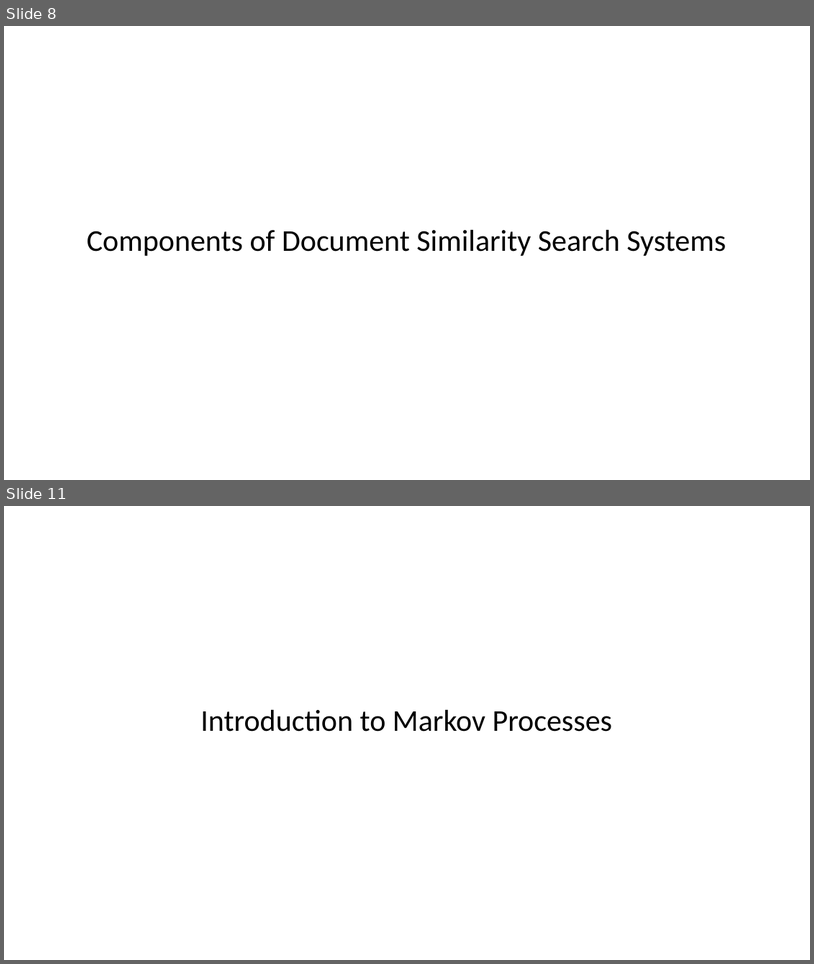
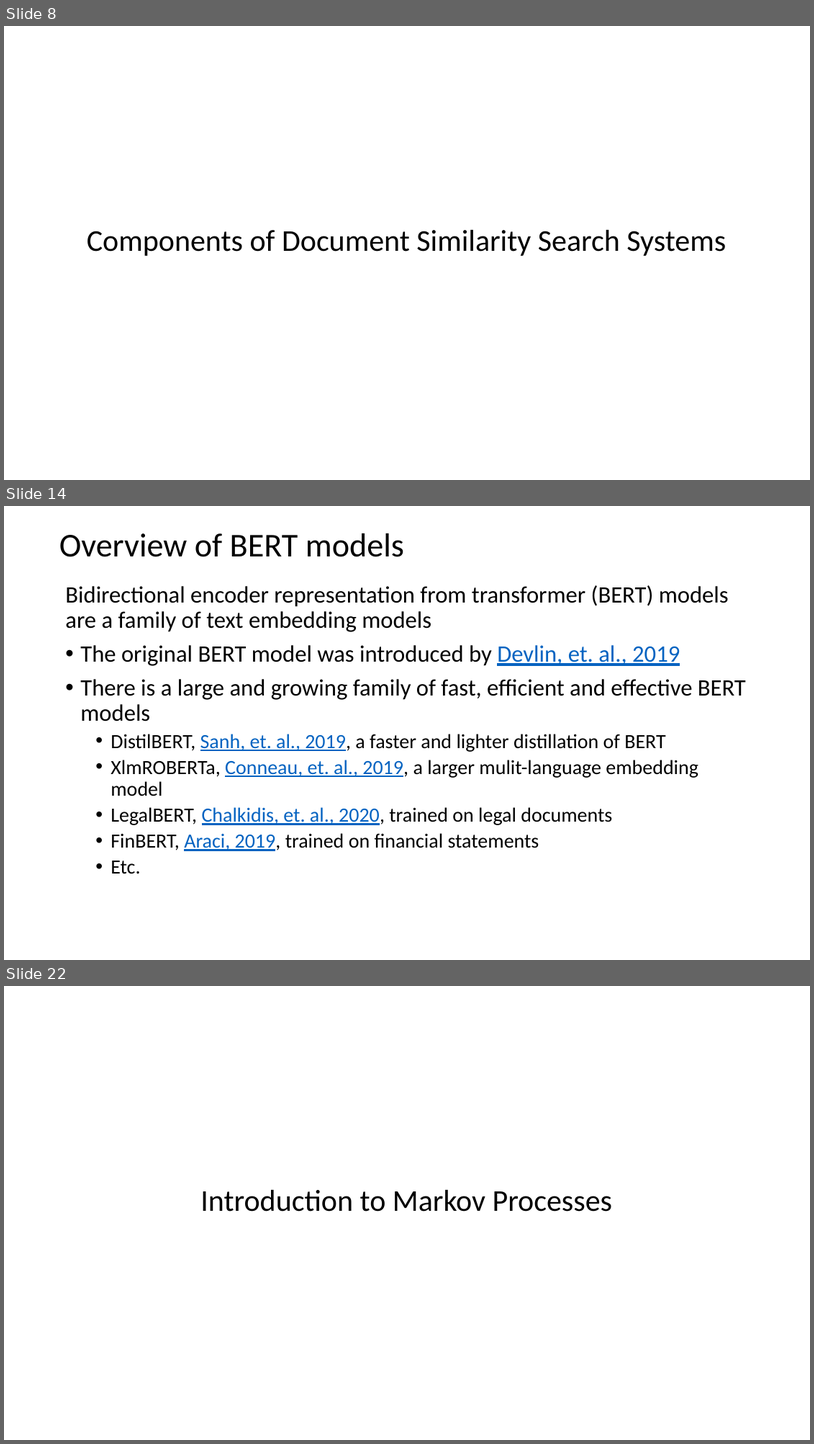
Before and after one commit to harelgabainew/school1, a slide deck: slides/7_DocumentWebSearching.pptx. Shown one above the other, each under a label of ours: slides 8 and 11 before the commit, slides 8, 14 and 22 after it; the slides between them are not shown. The pictures are 814x964 and 814x1444 pixels, drawn with LibreOffice and Linux fonts; fonts in the diff are those of the drawing. Boxes give left, top, right and bottom in pixels: in the first picture for what was removed or moved away, otherwise in the second. Text is boxed around its words. In the diff, an @@ line names an element or a change of style, - is before the commit and + after.

Commit message:
Added slides on embeddings

```diff
--- a/slides/7_DocumentWebSearching.pptx
+++ b/slides/7_DocumentWebSearching.pptx
@@ slide 14 added at (x1=4, y1=506, x2=810, y2=960), background #FFFFFF @@
@@ title added at (x1=59, y1=533, x2=404, y2=557), 39.6 pt, text #000000 @@
+Overview of BERT models
@@ text added at (x1=65, y1=585, x2=746, y2=874), 24 pt, text #000000 @@
+Bidirectional encoder representation from transformer (BERT) models are a family of text embedding models
+• The original BERT model was introduced by Devlin, et. al., 2019
+• There is a large and growing family of fast, efficient and effective BERT models
+  • DistilBERT, Sanh, et. al., 2019, a faster and lighter distillation of BERT
+  • XlmROBERTa, Conneau, et. al., 2019, a larger mulit-language embedding model
+  • LegalBERT, Chalkidis, et. al., 2020, trained on legal documents
+  • FinBERT, Araci, 2019, trained on financial statements
+  • Etc.
@@ what was slide 11 is now slide 22 @@
```
Also in this commit, not shown: 3 slides changed, 11 other slides added, 1 slide removed.
